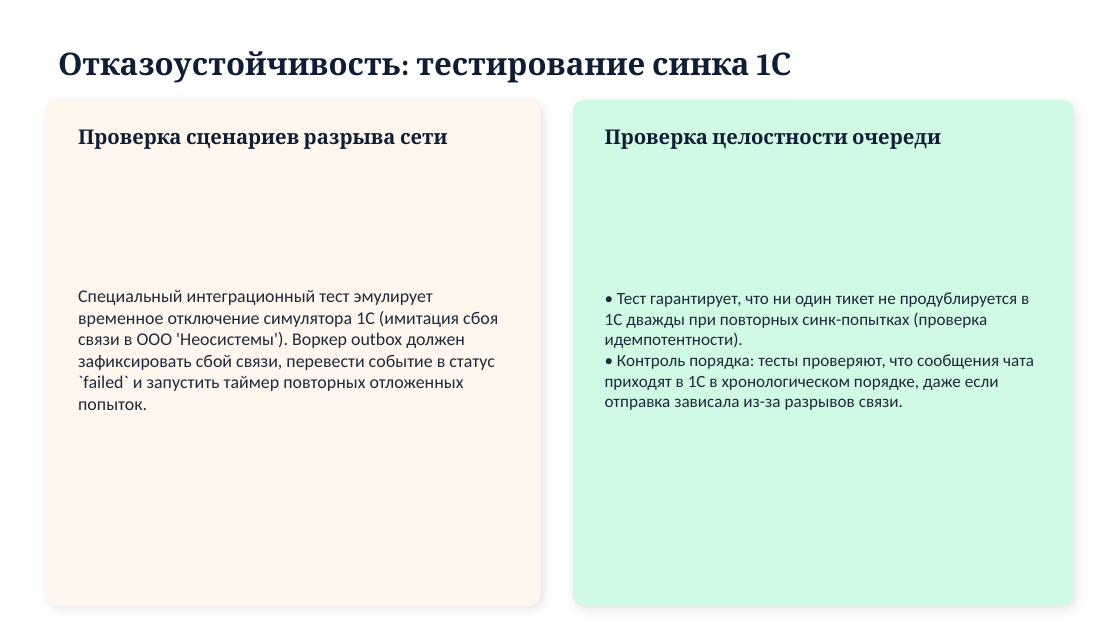
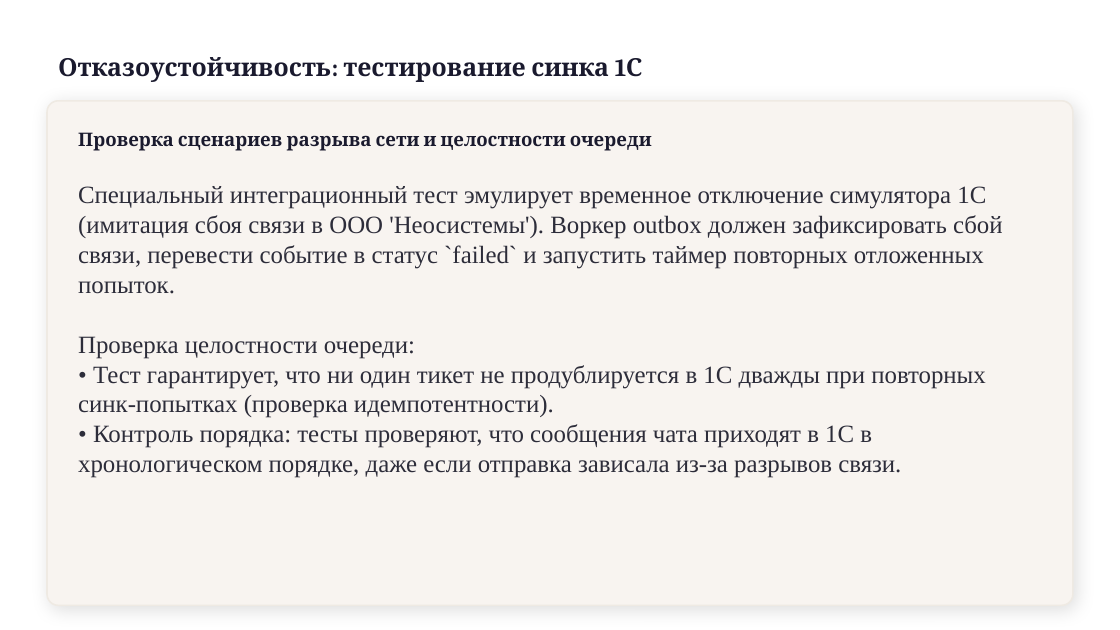
Before and after one commit to x2latte/tppo-presentation-hub--3-, a slide deck: slide 10 of presentations/output/P6_Тестирование.pptx (slide 9 before the commit). Drawn at 1120x630 pixels with LibreOffice and Linux fonts; fonts in the diff are those of the drawing. Boxes give left, top, right and bottom in pixels: in the first picture for what was removed or moved away, otherwise in the second. Text is boxed around its words. In the diff, an @@ line names an element or a change of style, - is before the commit and + after.

```diff
--- a/presentations/output/P6_Тестирование.pptx
+++ b/presentations/output/P6_Тестирование.pptx
@@ text "Отказоустойчивость: тестирование синка 1С" at bbox=[58, 57, 986, 204]: size 20 to 16 pt, text colour #0F1E36 to #1A1A2E @@
@@ rounded rectangle removed at bbox=[47, 101, 540, 605] @@
@@ rounded rectangle added at bbox=[47, 101, 1073, 605], fill #F8F4F0, outline #EFEAE3 1 pt @@
@@ rounded rectangle removed at bbox=[573, 101, 1073, 605] @@
@@ text at bbox=[78, 132, 652, 151]: text changed; size 13 to 12 pt; text colour #0F1E36 to #1A1A2E @@
-Проверка сценариев разрыва сети
+Проверка сценариев разрыва сети и целостности очереди
@@ text removed at bbox=[605, 129, 941, 149] @@
-Проверка целостности очереди
@@ text "Специальный интеграционный тест эмулирует временное ...": place and size @@
-text "Специальный интеграционный тест эмулирует временное ..." at bbox=[605, 292, 1034, 410]
+text "Специальный интеграционный тест эмулирует временное ..." at bbox=[78, 186, 1003, 478]
@@ text "Специальный интеграционный тест эмулирует временное ..." at bbox=[78, 186, 1003, 478]: vertical alignment middle to top @@
@@ text at bbox=[78, 186, 1003, 359]: paragraphs added @@
+Специальный интеграционный тест эмулирует временное отключение симулятора 1С (имитация сбоя связи в ООО 'Неосистемы'). Воркер outbox должен зафиксировать сбой связи, перевести событие в статус `failed` и запустить таймер повторных отложенных попыток.
+Проверка целостности очереди:
@@ text removed at bbox=[78, 290, 498, 410] @@
-Специальный интеграционный тест эмулирует временное отключение симулятора 1С (имитация сбоя связи в ООО 'Неосистемы'). Воркер outbox должен зафиксировать сбой связи, перевести событие в статус `failed` и запустить таймер повторных отложенных попыток.
@@ text at bbox=[78, 365, 985, 478]: size 11 to 16 pt, font Calibri to Times New Roman, text colour #1E293B to #2D2D3A in "• Тест гарантирует, что ни один тикет ...", "• Контроль порядка: тесты проверяют, что сообщения ..." @@
```
Also in this commit, not shown: 13 other slides changed, 1 slide added, 12 other files.
